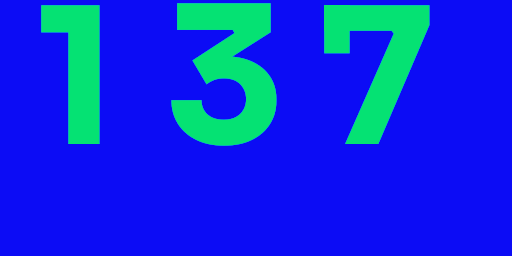
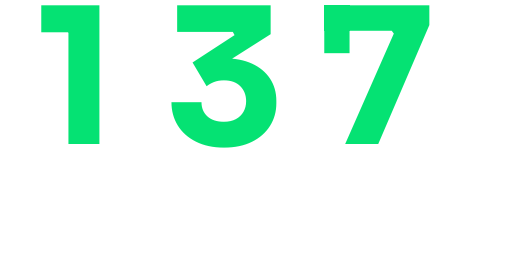
Layered file, before and after one edit (512px x 256px). Changes by layer:
painted on "7" over 300, 0, 450, 150
moved "3" above "1", painted on it over 150, 0, 300, 150
removed layer "Background" over 0, 0, 512, 256
painted on "1" over 0, 0, 150, 150
